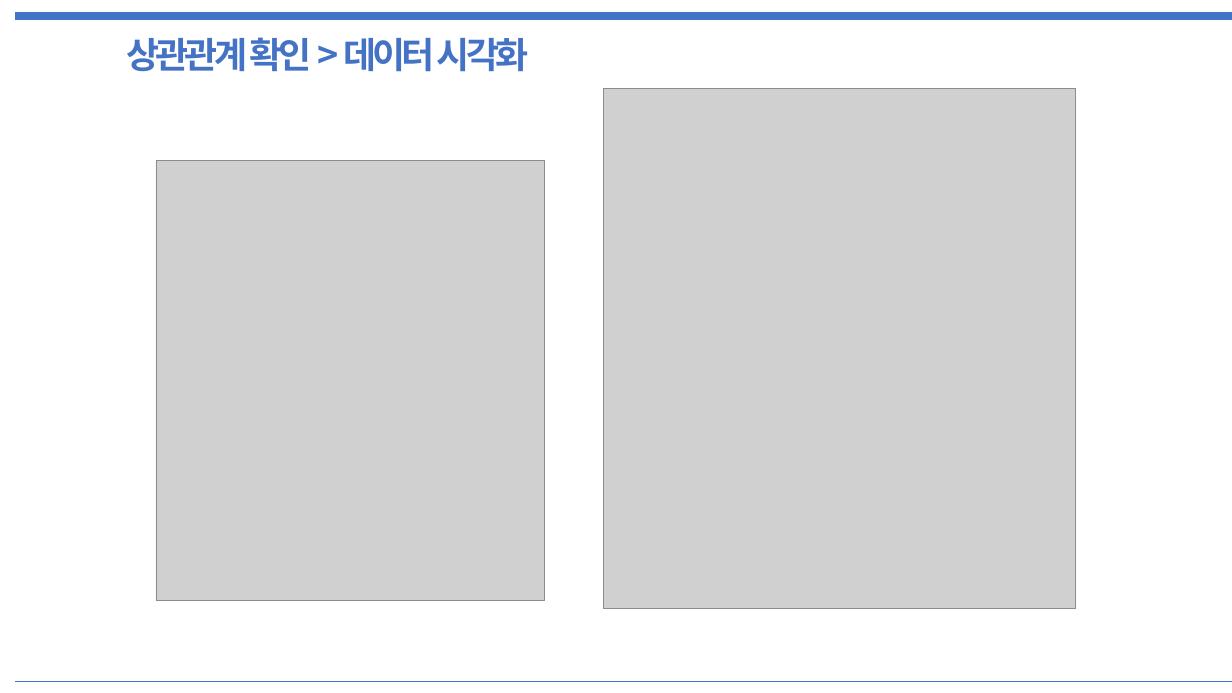
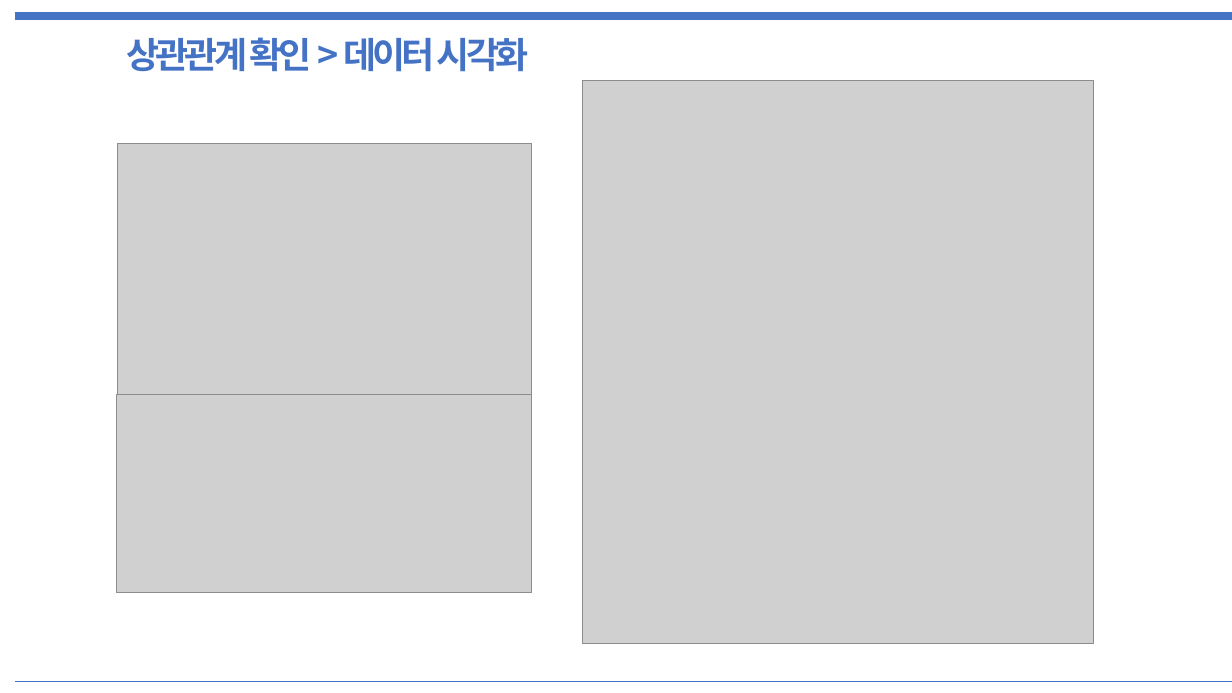
Before and after one commit to PaddingE/github_test, a slide deck: slide 11 of semi_project_final.pptx. Drawn at 1232x693 pixels with LibreOffice and Linux fonts; fonts in the diff are those of the drawing; grey boxes stand for pictures. Boxes give left, top, right and bottom in pixels: in the first picture for what was removed or moved away, otherwise in the second. Text is boxed around its words. In the diff, an @@ line names an element or a change of style, - is before the commit and + after.

```diff
--- a/semi_project_final.pptx
+++ b/semi_project_final.pptx
@@ picture: place and size @@
-picture at (604, 89, 1076, 609)
+picture at (583, 80, 1094, 643)
@@ picture added at (117, 143, 531, 395) @@
@@ picture removed at (156, 161, 544, 601) @@
@@ picture added at (116, 395, 531, 592) @@
```
Also in this commit, not shown: 10 other slides changed, 1 slide added, 1 slide removed.
